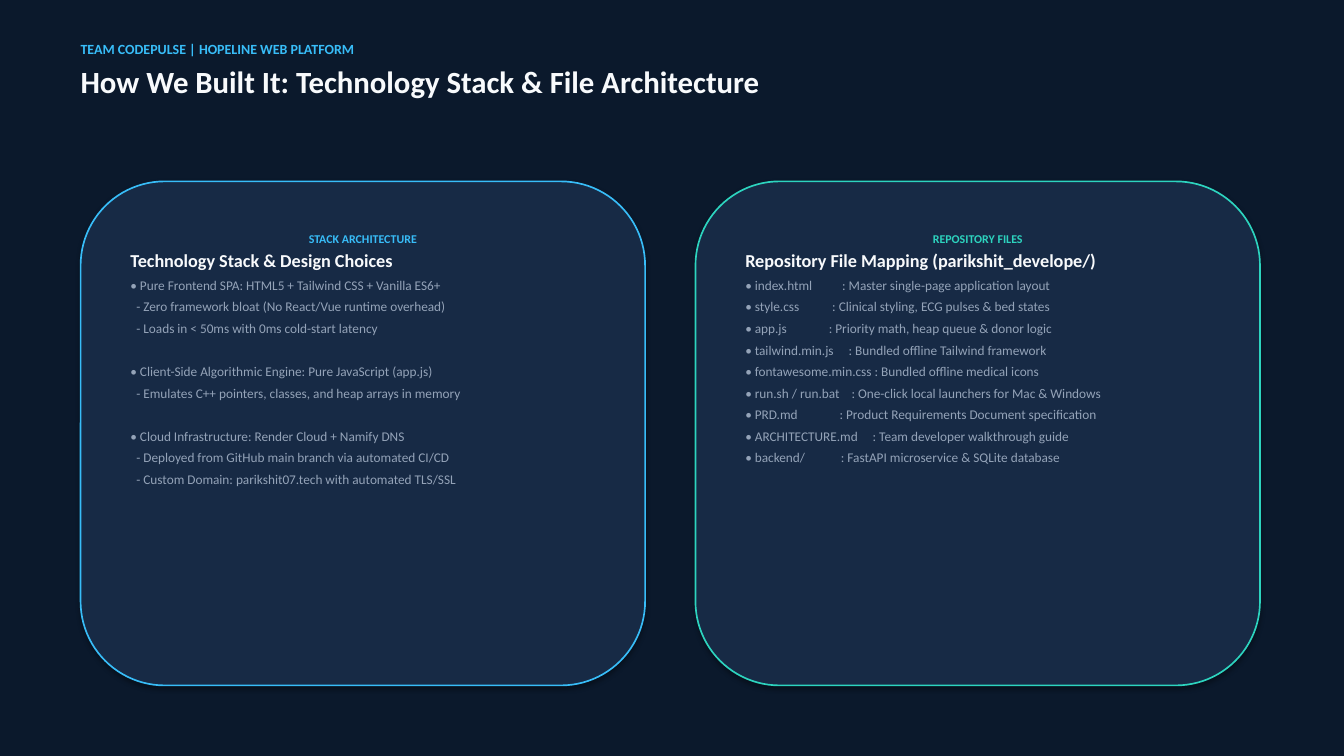
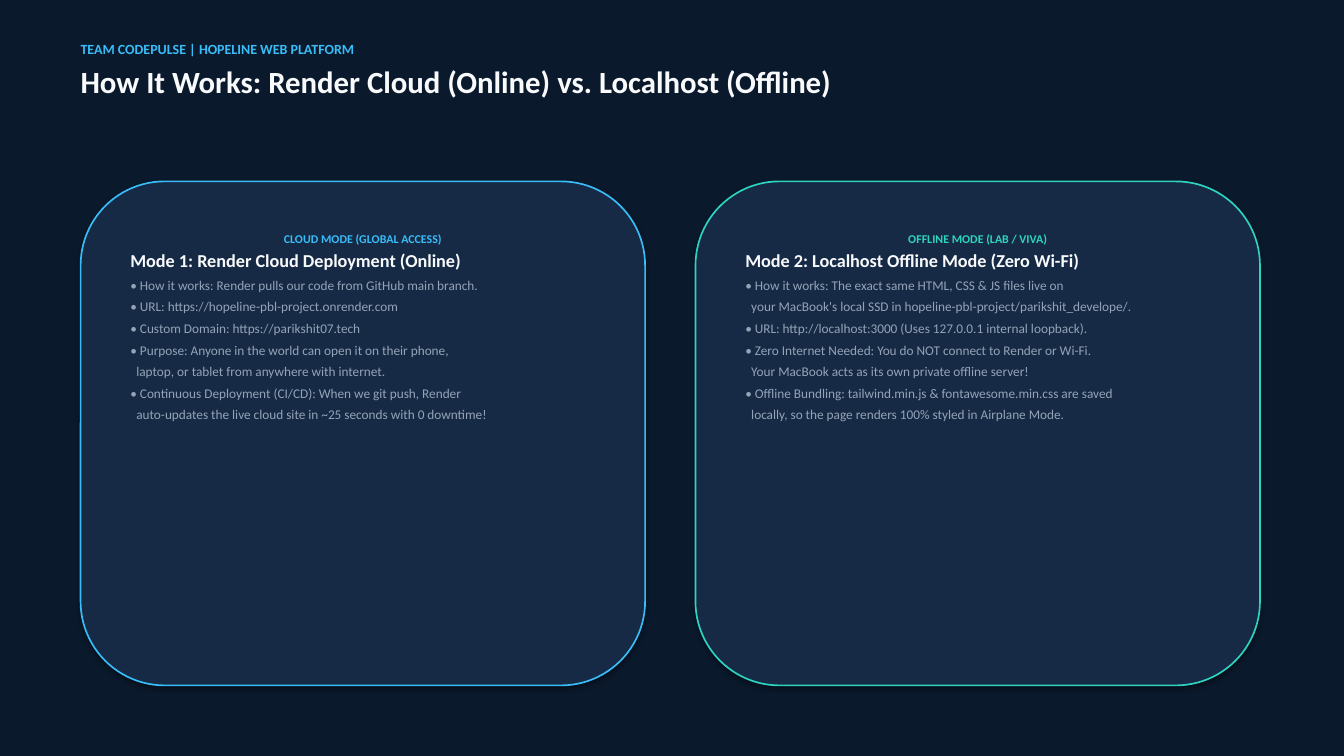
Before and after one commit to khannashivansh03coder/hopeline-pbl-project, a slide deck: slide 9 of parikshit_develope/HopeLine_CodePulse_Guide.pptx. Drawn at 1344x756 pixels with LibreOffice and Linux fonts; fonts in the diff are those of the drawing. Boxes give left, top, right and bottom in pixels: in the first picture for what was removed or moved away, otherwise in the second. Text is boxed around its words. In the diff, an @@ line names an element or a change of style, - is before the commit and + after.

Commit message:
Update PPT presentation with Dual-Mode Architecture: Render Cloud vs Localhost Offline

```diff
--- a/parikshit_develope/HopeLine_CodePulse_Guide.pptx
+++ b/parikshit_develope/HopeLine_CodePulse_Guide.pptx
@@ text at <box>81,70,831,98</box>: text changed @@
-How We Built It: Technology Stack & File Architecture
+How It Works: Render Cloud (Online) vs. Localhost (Offline)
@@ text in rounded rectangle at <box>130,234,486,421</box>: text changed @@
-STACK ARCHITECTURE
-Technology Stack & Design Choices
-• Pure Frontend SPA: HTML5 + Tailwind CSS + Vanilla ES6+
-- Zero framework bloat (No React/Vue runtime overhead)
-- Loads in < 50ms with 0ms cold-start latency
-• Client-Side Algorithmic Engine: Pure JavaScript (app.js)
-- Emulates C++ pointers, classes, and heap arrays in memory
-• Cloud Infrastructure: Render Cloud + Namify DNS
-- Deployed from GitHub main branch via automated CI/CD
-- Custom Domain: parikshit07.tech with automated TLS/SSL
+CLOUD MODE (GLOBAL ACCESS)
+Mode 1: Render Cloud Deployment (Online)
+• How it works: Render pulls our code from GitHub main branch.
+• URL: https://hopeline-pbl-project.onrender.com
+• Custom Domain: https://parikshit07.tech
+• Purpose: Anyone in the world can open it on their phone,
+laptop, or tablet from anywhere with internet.
+• Continuous Deployment (CI/CD): When we git push, Render
+auto-updates the live cloud site in ~25 seconds with 0 downtime!
@@ text in rounded rectangle at <box>745,234,1132,421</box>: text changed @@
-REPOSITORY FILES
-Repository File Mapping (parikshit_develope/)
-• index.html : Master single-page application layout
-• style.css : Clinical styling, ECG pulses & bed states
-• app.js : Priority math, heap queue & donor logic
-• tailwind.min.js : Bundled offline Tailwind framework
-• fontawesome.min.css : Bundled offline medical icons
-• run.sh / run.bat : One-click local launchers for Mac & Windows
-• PRD.md : Product Requirements Document specification
-• ARCHITECTURE.md : Team developer walkthrough guide
-• backend/ : FastAPI microservice & SQLite database
+OFFLINE MODE (LAB / VIVA)
+Mode 2: Localhost Offline Mode (Zero Wi-Fi)
+• How it works: The exact same HTML, CSS & JS files live on
+your MacBook's local SSD in hopeline-pbl-project/parikshit_develope/.
+• URL: http://localhost:3000 (Uses 127.0.0.1 internal loopback).
+• Zero Internet Needed: You do NOT connect to Render or Wi-Fi.
+Your MacBook acts as its own private offline server!
+• Offline Bundling: tailwind.min.js & fontawesome.min.css are saved
+locally, so the page renders 100% styled in Airplane Mode.
```
Also in this commit, not shown: 5 other slides changed.
